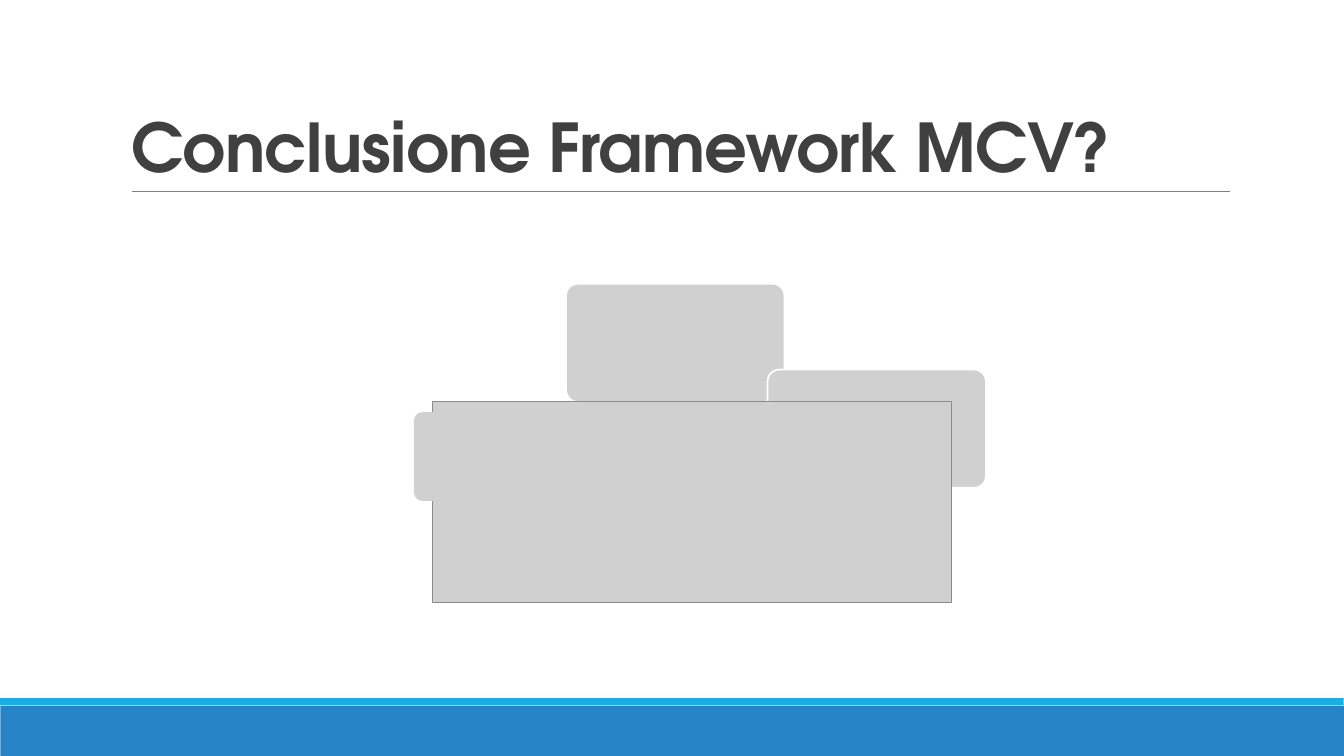
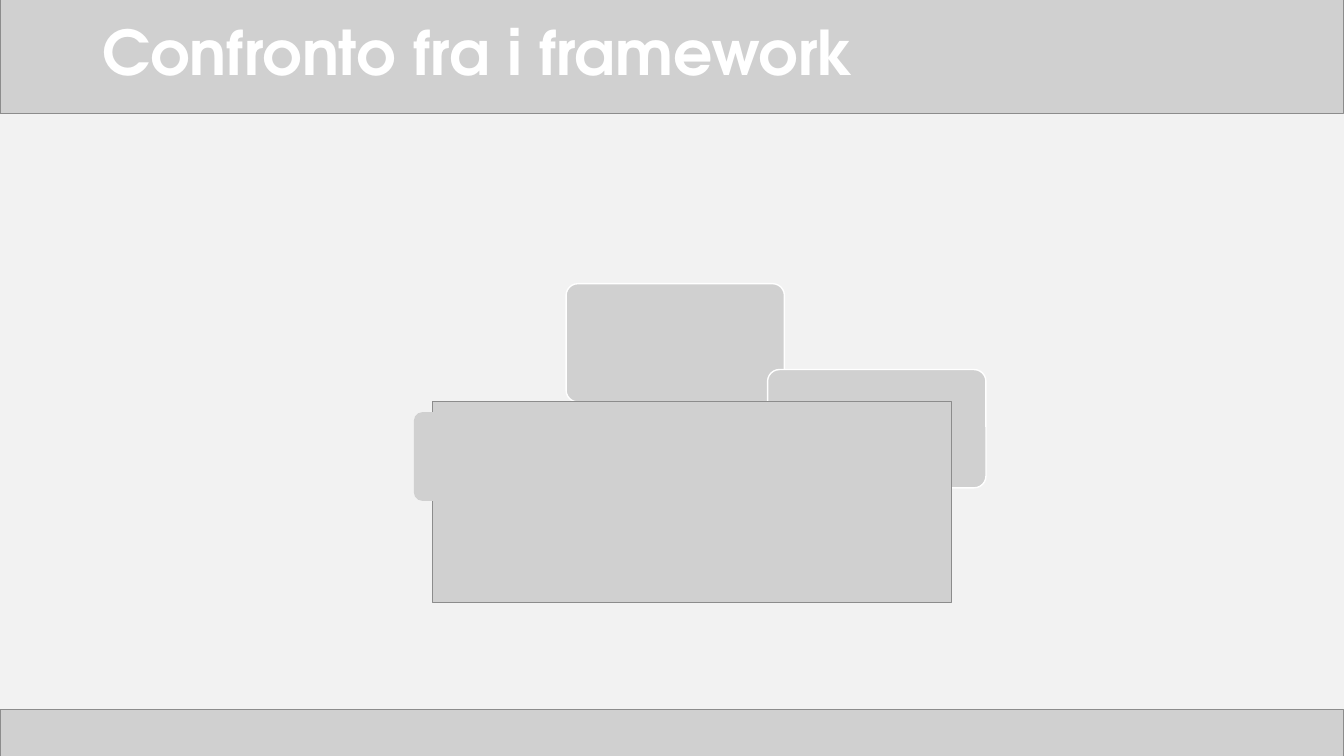
Before and after one commit to TTia/xblog-thesis, a slide deck: slide 10 of Presentazione.pptx. Drawn at 1344x756 pixels with LibreOffice and Linux fonts; fonts in the diff are those of the drawing; grey boxes stand for pictures. Boxes give left, top, right and bottom in pixels: in the first picture for what was removed or moved away, otherwise in the second. Text is boxed around its words. In the diff, an @@ line names an element or a change of style, - is before the commit and + after.

```diff
--- a/Presentazione.pptx
+++ b/Presentazione.pptx
@@ background #FFFFFF to #F2F2F2 @@
@@ picture added at (x1=0, y1=0, x2=1344, y2=114) @@
@@ title "Confronto fra i framework" at (x1=102, y1=28, x2=853, y2=75): vertical alignment bottom to middle @@
@@ title at (x1=102, y1=28, x2=853, y2=75): text changed; size 48 to 44 pt; text colour #404040 to #FFFFFF @@
-Conclusione Framework MCV?
+Confronto fra i framework
@@ line removed from (132, 192) to (1231, 192) @@
@@ rectangle removed at (x1=0, y1=706, x2=1344, y2=756) @@
@@ rectangle removed at (x1=0, y1=699, x2=1344, y2=706) @@
@@ picture added at (x1=0, y1=710, x2=1344, y2=756) @@
```
Also in this commit, not shown: 20 other slides changed, 4 other files.
